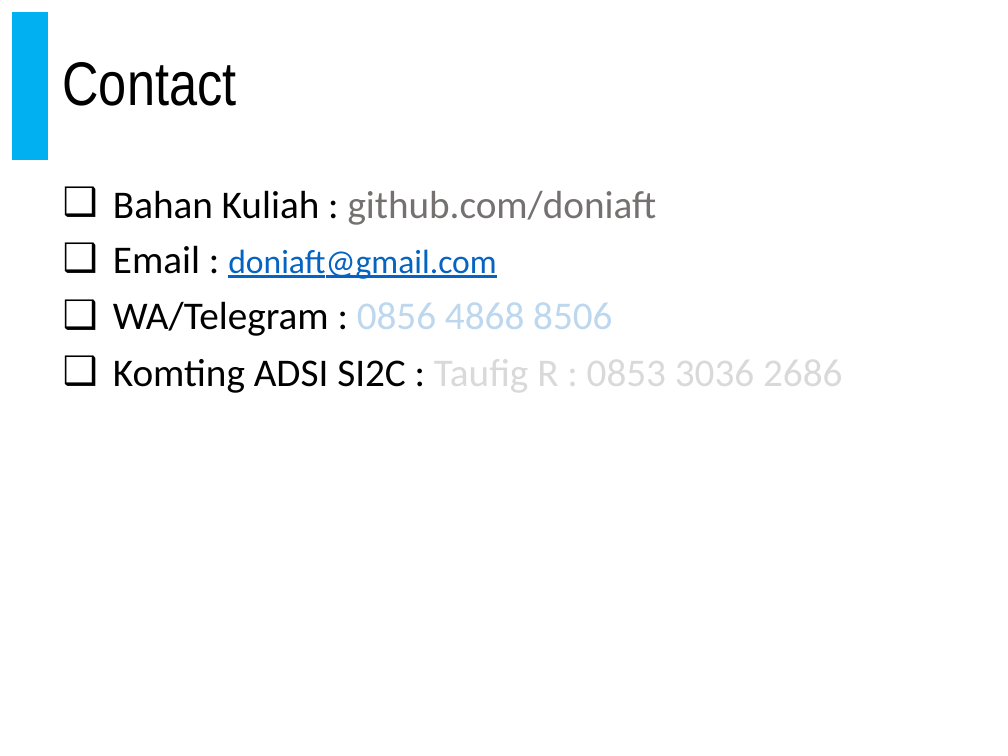
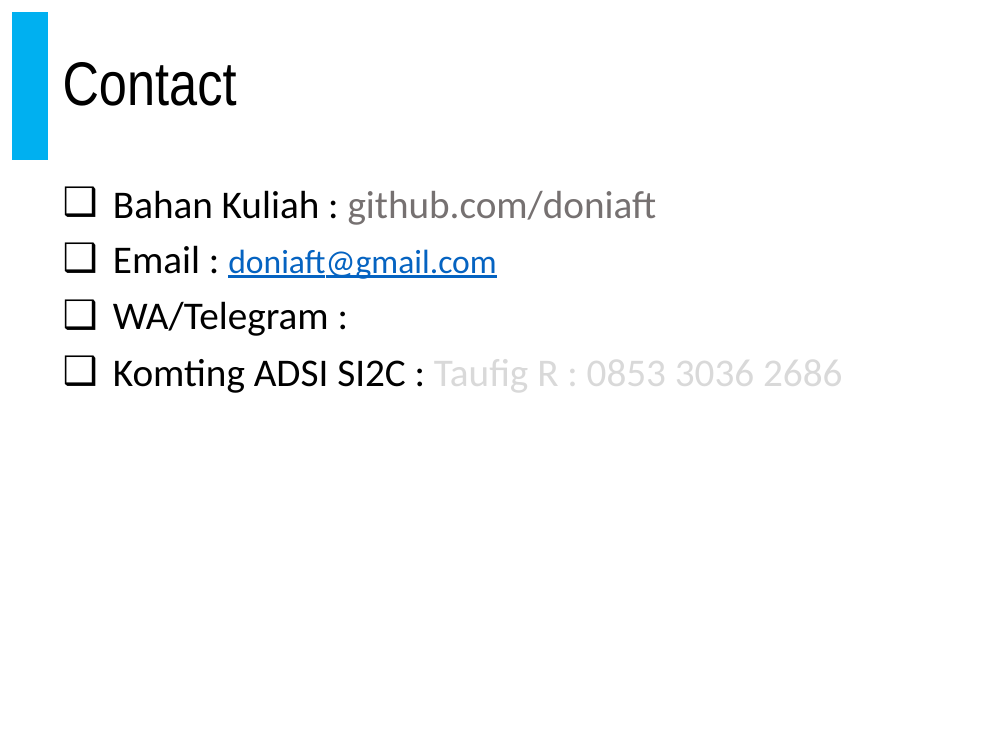
Before and after one commit to doniaft/Analisa-Desain-Sistem-Informasi, a slide deck: slide 36 of 1. Bahan Ajar/01. ADSI - Pendahuluan.pptx. Drawn at 1008x756 pixels with LibreOffice and Linux fonts; fonts in the diff are those of the drawing. Boxes give left, top, right and bottom in pixels: in the first picture for what was removed or moved away, otherwise in the second. Text is boxed around its words. In the diff, an @@ line names an element or a change of style, - is before the commit and + after.

```diff
--- a/1. Bahan Ajar/01. ADSI - Pendahuluan.pptx
+++ b/1. Bahan Ajar/01. ADSI - Pendahuluan.pptx
@@ text at (113,301,329,336): text changed @@
-❑ WA/Telegram : 0856 4868 8506
+❑ WA/Telegram :
```
Also in this commit, not shown: 2 other files.
